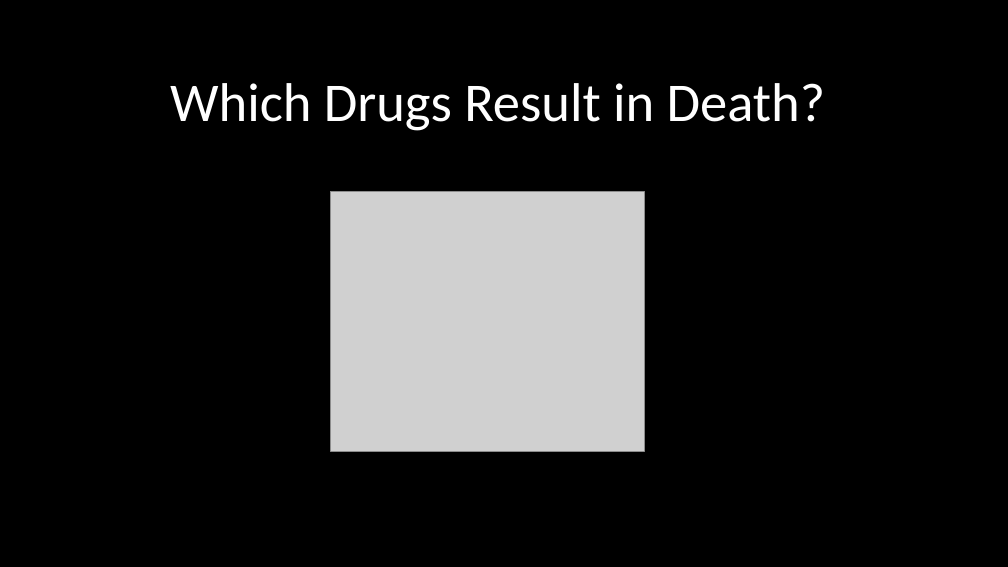
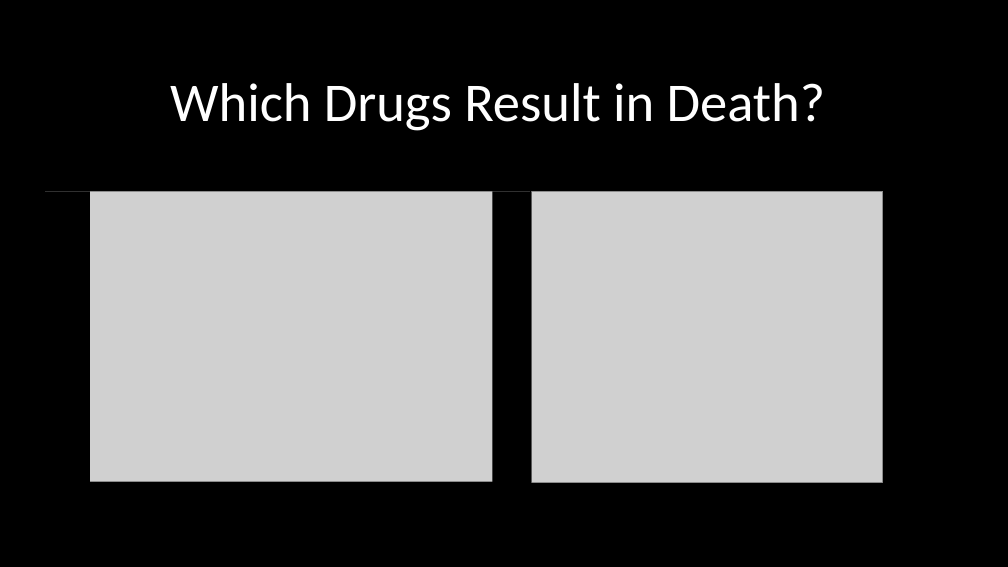
Before and after one commit to lilla-b/EDA, a slide deck: slide 7 of US_Food_Drug_Final.pptx. Drawn at 1008x567 pixels with LibreOffice and Linux fonts; fonts in the diff are those of the drawing; grey boxes stand for pictures. Boxes give left, top, right and bottom in pixels: in the first picture for what was removed or moved away, otherwise in the second. Text is boxed around its words. In the diff, an @@ line names an element or a change of style, - is before the commit and + after.

```diff
--- a/US_Food_Drug_Final.pptx
+++ b/US_Food_Drug_Final.pptx
@@ rectangle added at [35, 191, 90, 492], fill #000000 @@
@@ picture added at [46, 191, 530, 482] @@
@@ rectangle added at [492, 191, 532, 492], fill #000000 @@
@@ picture: place and size @@
-picture at [330, 191, 644, 451]
+picture at [532, 191, 883, 482]
```
Also in this commit, not shown: 4 other slides changed.
